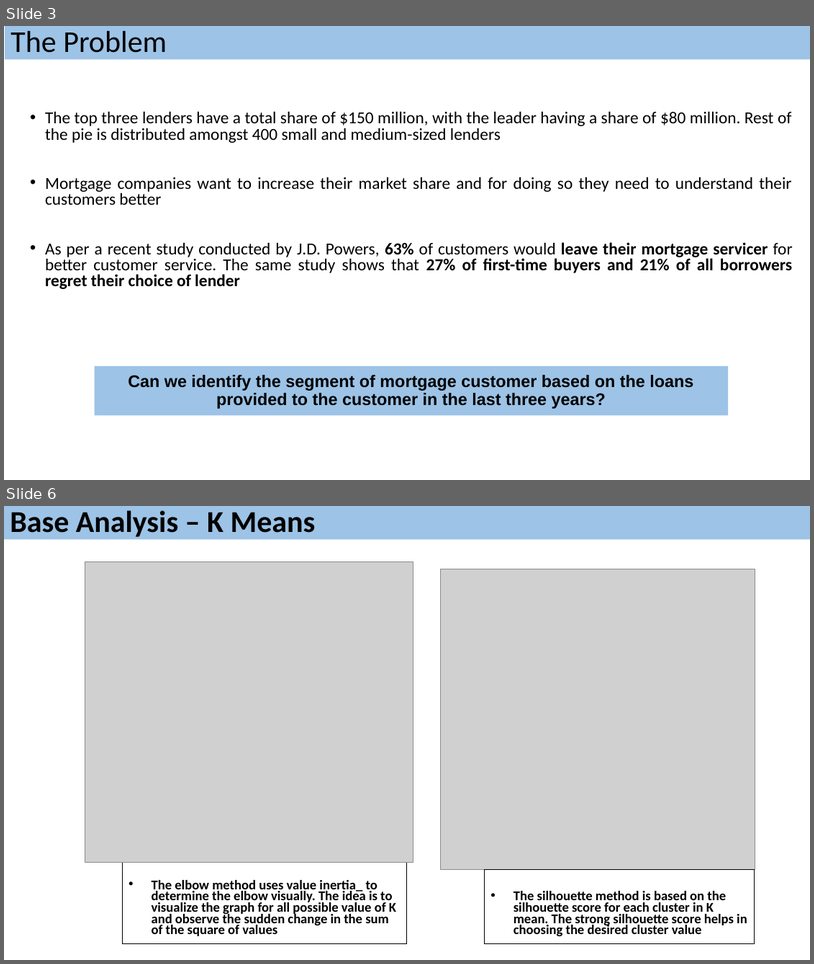
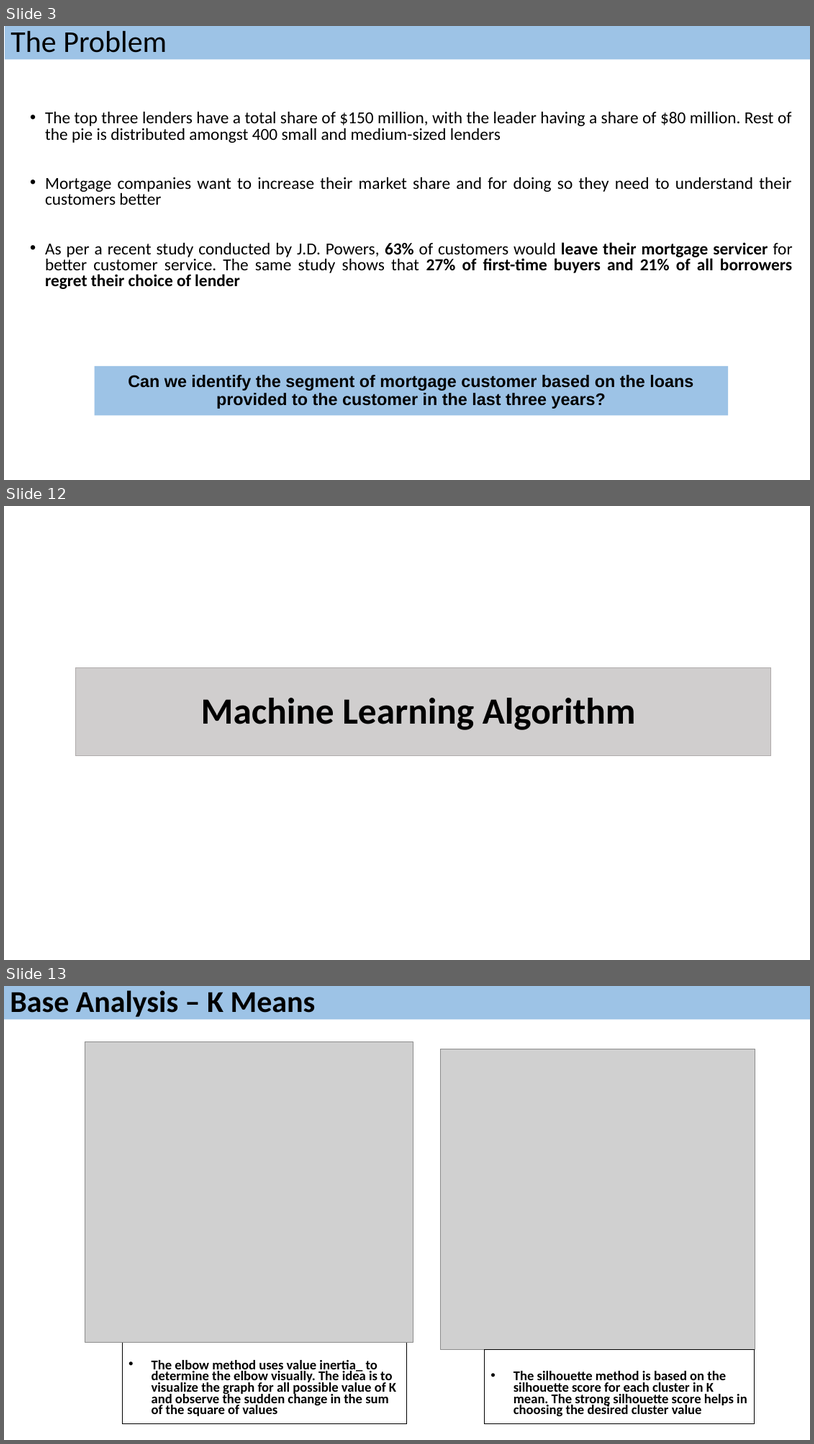
Before and after one commit to saurabhspundir/MortgageCustomerSegmentation, a slide deck: MortgageCustomerSegmentationSlides.pptx. Shown one above the other, each under a label of ours: slides 3 and 6 before the commit, slides 3, 12 and 13 after it; the slides between them are not shown. The pictures are 814x964 and 814x1444 pixels, drawn with LibreOffice and Linux fonts; fonts in the diff are those of the drawing; grey boxes stand for pictures. Boxes give left, top, right and bottom in pixels: in the first picture for what was removed or moved away, otherwise in the second. Text is boxed around its words. In the diff, an @@ line names an element or a change of style, - is before the commit and + after.

```diff
--- a/MortgageCustomerSegmentationSlides.pptx
+++ b/MortgageCustomerSegmentationSlides.pptx
@@ slide 12 added at box(4, 506, 810, 960), background #FFFFFF @@
@@ title added at box(75, 668, 771, 756), fill #D0CECE, outline #AFABAB 0.75 pt, 44 pt, text #000000, bold @@
+Machine Learning Algorithm
@@ what was slide 6 is now slide 13 @@
```
Also in this commit, not shown: 9 slides changed, 6 other slides added.
